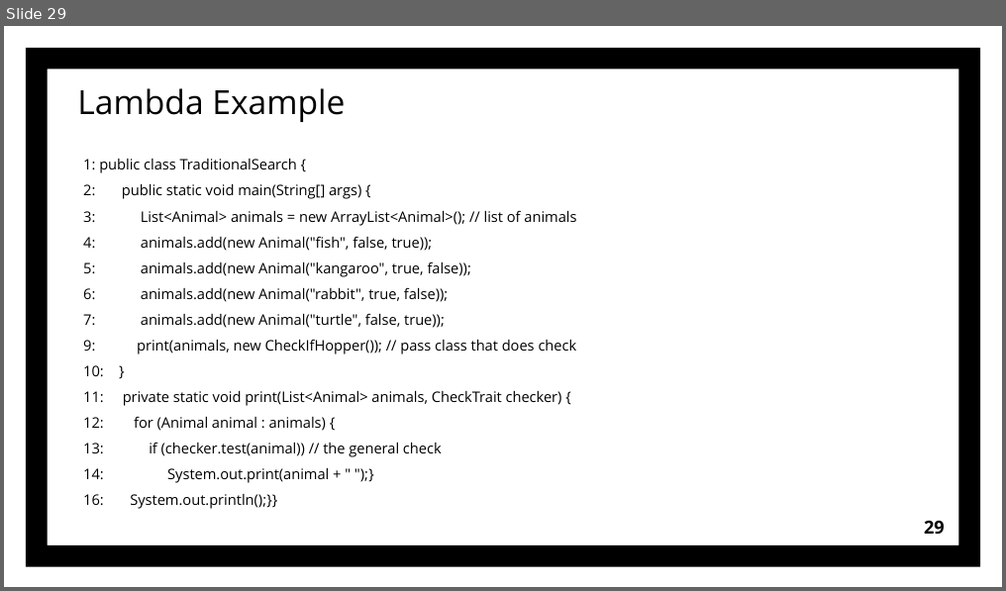
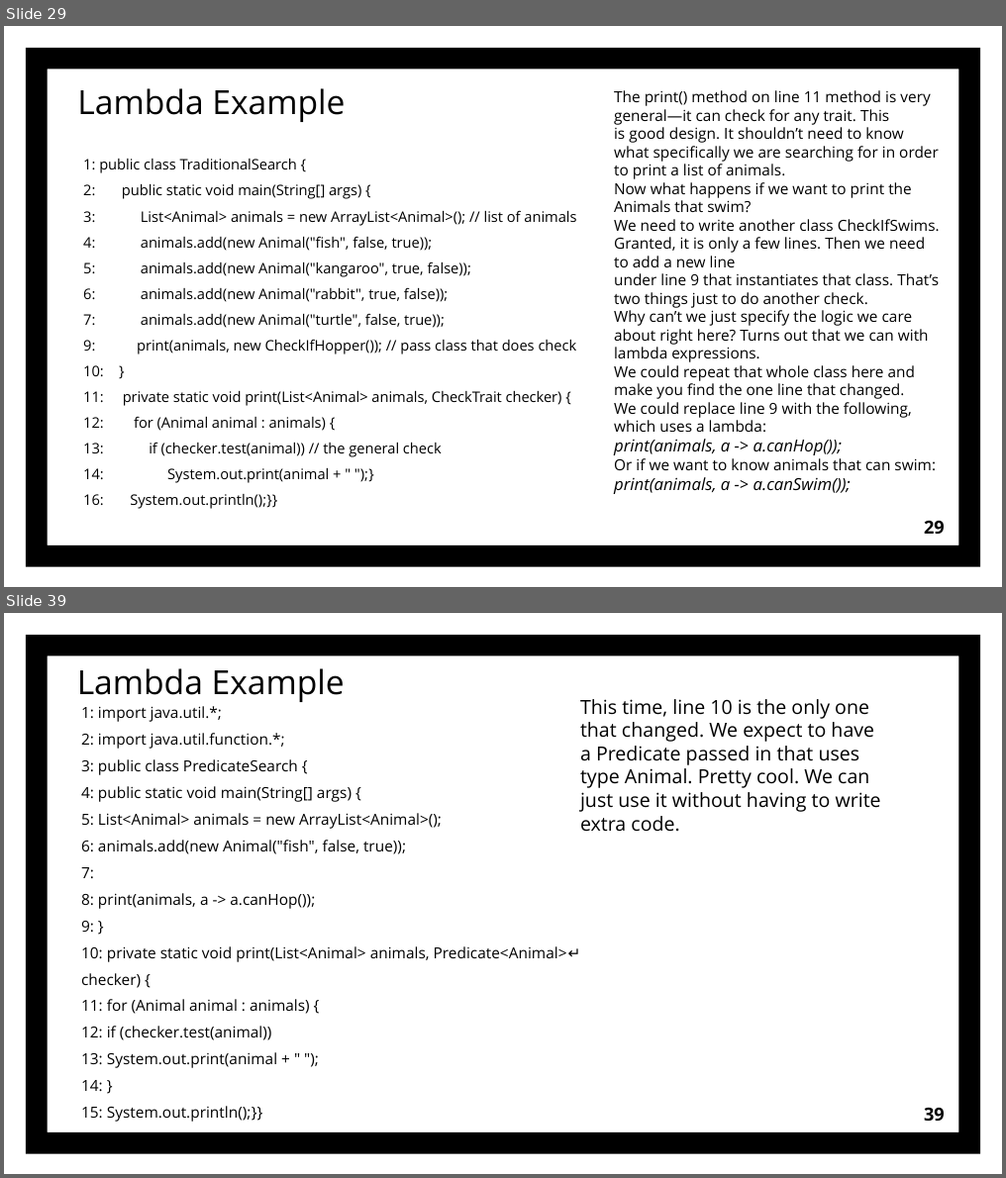
Before and after one commit to Grigory2000/OCATests, a slide deck: OCA Chapter 4 part 3.pptx. Shown one above the other, each under a label of ours: slide 29 before the commit, slides 29 and 39 after it; the slides between them are not shown. The pictures are 1006x591 and 1006x1178 pixels, drawn with LibreOffice and Linux fonts; fonts in the diff are those of the drawing. Boxes give left, top, right and bottom in pixels: in the first picture for what was removed or moved away, otherwise in the second. Text is boxed around its words. In the diff, an @@ line names an element or a change of style, - is before the commit and + after.

Commit message:
lambda commit

```diff
--- a/OCA Chapter 4 part 3.pptx
+++ b/OCA Chapter 4 part 3.pptx
@@ slide 39 added at bbox=[4, 613, 1002, 1174], background #FFFFFF; not listed: 1 template element that a slide beside it also shows @@
@@ title added at bbox=[77, 668, 345, 702], 24 pt, text #000000 @@
+Lambda Example
@@ text added at bbox=[580, 699, 881, 832], 14 pt, text #000000 @@
+This time, line 10 is the only one that changed. We expect to have a Predicate passed in that uses type Animal. Pretty cool. We can just use it without having to write extra code.
@@ text added at bbox=[81, 706, 581, 1122], 11 pt, text #000000 @@
+1: import java.util.*;
+2: import java.util.function.*;
+3: public class PredicateSearch {
+4: public static void main(String[] args) {
+5: List<Animal> animals = new ArrayList<Animal>();
+6: animals.add(new Animal("fish", false, true));
+7:
+8: print(animals, a -> a.canHop());
+9: }
+10: private static void print(List<Animal> animals, Predicate<Animal>↵
+checker) {
+11: for (Animal animal : animals) {
+12: if (checker.test(animal))
+13: System.out.print(animal + " ");
+14: }
+15: System.out.println();}}
@@ page number added at bbox=[924, 1108, 944, 1121], 13 pt, text #000000, bold @@
+39
@@ slide 29 changed as well @@
@@ text added at bbox=[614, 90, 940, 494], 11 pt, text #000000 @@
+The print() method on line 11 method is very general—it can check for any trait. This
+is good design. It shouldn’t need to know what specifically we are searching for in order to print a list of animals.
+Now what happens if we want to print the Animals that swim?
+We need to write another class CheckIfSwims. Granted, it is only a few lines. Then we need to add a new line
+under line 9 that instantiates that class. That’s two things just to do another check.
+Why can’t we just specify the logic we care about right here? Turns out that we can with
+lambda expressions.
+We could repeat that whole class here and make you find the one line that changed.
+We could replace line 9 with the following, which uses a lambda:
+print(animals, a -> a.canHop());
+Or if we want to know animals that can swim:
+print(animals, a -> a.canSwim());
```
Also in this commit, not shown: 6 other slides changed, 10 other slides added, 31 other files.
